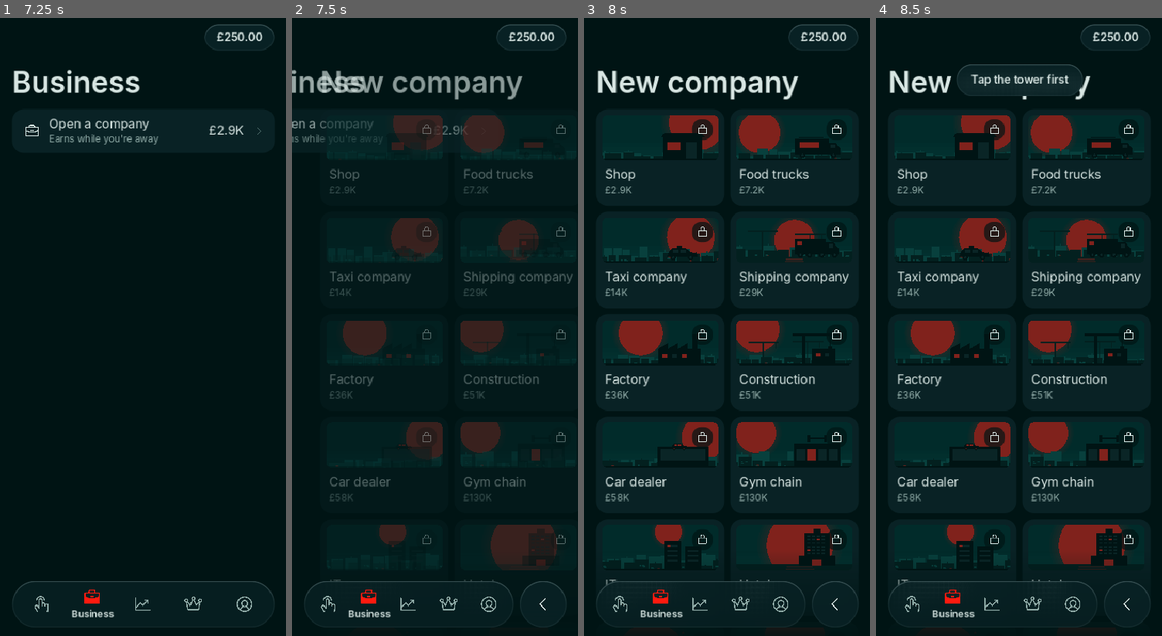
Above: before the commit, frames 1-4 (left to right).
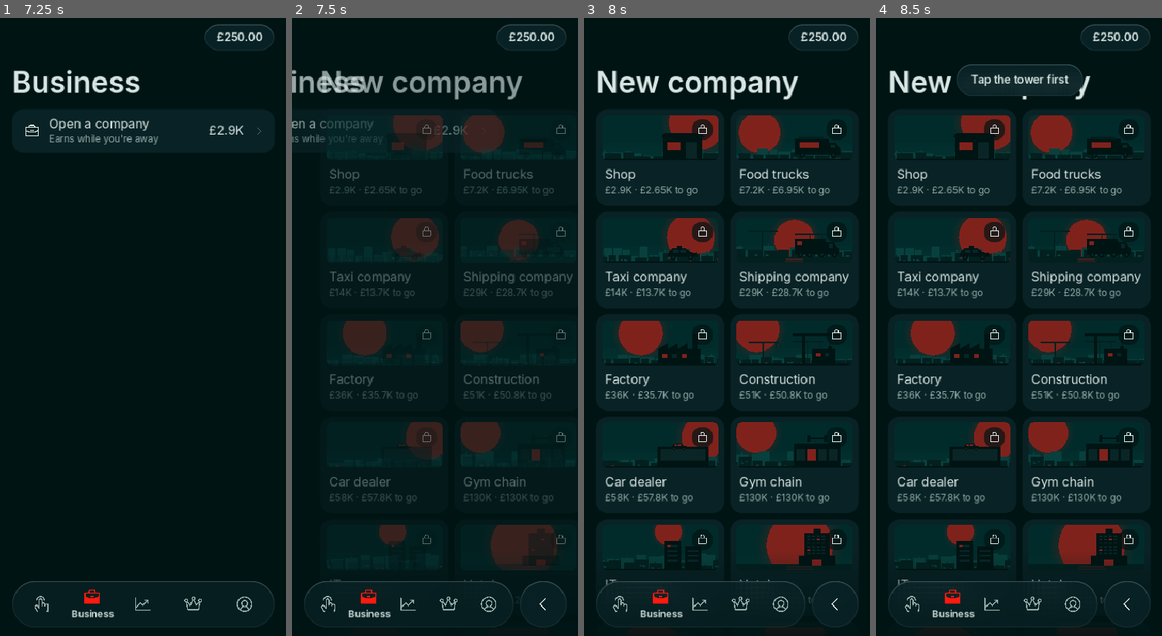
Above: after the commit, the same moments.

Repository: ytjustjosh17-cpu/MCG
Game: Godot game, scene res://scenes/main.tscn
Same seed, same stepped clock (60 frames per second), same inputs: the game is played once before the commit and once after it.
Inputs (mouse positions are in pixels of both pictures, inside the frame that each line leads up to):
- Up to frame 1 (7.25 s): click "Skip" at 0.5 s; click (28, 36) at 1.25 s; click (143, 147) at 2.02 s; click "Tap 400 times" at 2.75 s; click "Level up" at 3.5 s; click "Boost" at 4.25 s; click "Auto" at 5 s; click (40, 605) at 5.77 s; click (91, 605) at 6.52 s
- Up to frame 2 (7.5 s): click (435, 129) at 7.25 s
- Up to frame 3 (8 s): no input
- Up to frame 4 (8.5 s): click "Shop" at 8 s

Frame 1 is identical in both runs. In frame 2, 0.6% of the frame differs, in the area x 21-92%, y 27-79%; in frame 3, 1.0%, in the area x 16-86%, y 27-95%; in frame 4, 1.0%.

Commit message:
Design wins: before -> after on upgrades, how far to unlock, rivals podium and pinned row, invest totals, risk chips, property filter
Co-Authored-By: Claude Opus 5.5 <noreply@anthropic.com>
Claude-Session: https://claude.ai/code/session_01G43aEuqkjUy83khniNYyKE

Diff:
--- a/game/scripts/asset_detail.gd
+++ b/game/scripts/asset_detail.gd
@@ -68,6 +68,11 @@
 	hv.add_child(_price)
 	_change = UI.label("", 15)
 	hv.add_child(_change)
+	# How much it swings: a quiet chip, no colour coding (red stays for the sun).
+	var risk := UI.label(InvestPage.risk_name(kind, sym) + " risk", 13, UI.TEXT)
+	risk.add_theme_stylebox_override("normal", UI.box(UI.RAISED, 12, 10, 4))
+	risk.size_flags_vertical = Control.SIZE_SHRINK_CENTER
+	head.add_child(risk)
 	_chart = PriceChart.new(sym, "1H", true)
 	_chart.line_col = UI.asset_color(sym)
 	_chart.show_range = true
--- a/game/scripts/business_detail.gd
+++ b/game/scripts/business_detail.gd
@@ -217,7 +217,15 @@
 			_mgr.set_lead(Icon.new("check", UI.TEXT, 22.0))
 	else:
 		var mc := Game.manager_cost(id)
-		_mgr.set_texts("Hire a manager", "Auto-expands · takes %d%%" % cut, Game.money_short(mc))
+		# What the cut costs here, until fully expanded (then it's free).
+		var inc_now := Game.biz_income(id)
+		var sub := "Auto-expands · takes %d%%" % cut
+		if cut > 0 and inc_now > 0.0:
+			# Just the change: the title says what it is, the sheet says what it does.
+			sub = BusinessPage.change_text(inc_now, inc_now * (1.0 - float(cut) / 100.0), " /h", false) + " · auto-expands"
+			if sub.length() > 30:
+				sub = BusinessPage.change_text(inc_now, inc_now * (1.0 - float(cut) / 100.0), " /h", false)
+		_mgr.set_texts("Hire a manager", sub, Game.money_short(mc))
 		_mgr.value_l.add_theme_color_override("font_color", UI.TEXT)
 	if units >= cap:
 		_units_value.text = "%d / %d · Full" % [units, cap]
@@ -231,9 +239,14 @@
 		_buy_row.visible = true
 		_mult_seg.visible = true
 		_unit_note.visible = true
-		_unit_note.text = "+%s /h each" % Game.money_short(per_unit) + ("" if mile_txt == "" else " · " + mile_txt)
 		var n := _buy_n()
 		var shown := maxi(n, 1)
+		# What this buy does to the company's income (milestones included).
+		var inc_before := Game.biz_income(id)
+		if inc_before > 0.0:
+			_unit_note.text = BusinessPage.change_text(inc_before, BusinessPage.unit_gain(id, shown)) + ("" if mile_txt == "" else " · " + mile_txt)
+		else:
+			_unit_note.text = "+%s /h each" % Game.money_short(per_unit) + ("" if mile_txt == "" else " · " + mile_txt)
 		var cost := Game.bulk_cost(id, shown)
 		_buy.text = "+%d · %s" % [shown, Game.money_short(cost)]
 		Page.set_enabled(_buy, n > 0 and Game.cash >= cost)
--- a/game/scripts/business_page.gd
+++ b/game/scripts/business_page.gd
@@ -238,6 +238,36 @@
 		l.add_theme_font_size_override("font_size", 15)
 
 
+# ---- before -> after (what an upgrade changes) --------------------------------
+
+static func change_text(before: float, after: float, unit := " /h", pct := true) -> String:
+	## "£2.4K → £3.5K /h (+45%)": what a purchase changes, short enough for a
+	## row's sub-line at 390 px. Only presentation: the numbers come from the game.
+	var s := "%s → %s%s" % [Game.money_short(before), Game.money_short(after), unit]
+	if pct and before > 0.0 and absf(after - before) >= before * 0.005:
+		var p := (after - before) / before * 100.0
+		s += " (%s%d%%)" % ["+" if p >= 0.0 else "−", int(round(absf(p)))]
+	return s
+
+
+static func unit_gain(id: String, n: int) -> float:
+	## This company's income per hour with n more units (milestones included).
+	## Works on the numbers for a moment and puts them back: the game is unchanged.
+	if not Game.biz.has(id) or n <= 0:
+		return Game.biz_income(id)
+	var s: Dictionary = Game.biz[id]
+	var keep := int(s["units"])
+	s["units"] = keep + n
+	var after := Game.biz_income(id)
+	s["units"] = keep
+	return after
+
+
+static func how_far(need: float, have: float, what := "net worth") -> String:
+	## "Needs £1.5K net worth · you're at £900".
+	return "Needs %s %s · you're at %s" % [Game.money_short(need), what, Game.money_short(maxf(0.0, have))]
+
+
 class BizCard extends Button:
 	## One compact row: picture, name and status, income, and a thin bar
 	## (units filled, or time left on an expansion). "Can buy" / "Can expand"
--- a/game/scripts/head_office_page.gd
+++ b/game/scripts/head_office_page.gd
@@ -62,11 +62,39 @@
 		if r == null:
 			continue
 		var cost := float(u[3])
-		r.set_texts(u[1], u[2])
 		if Game.has_up(u[0]):
+			r.set_texts(u[1], u[2])
 			BusinessPage.plain_value(r, "Owned")
 		else:
+			r.set_texts(u[1], change_line(String(u[0]), String(u[2])))
 			BusinessPage.price_pill(r, Game.money_short(cost), Game.cash >= cost)
+
+
+static func change_line(uid: String, fallback: String) -> String:
+	## What buying this would change for you now, before -> after, where it can
+	## be worked out ("£379 → £569 a tap"). Otherwise the plain description.
+	match uid:
+		"tap":
+			return BusinessPage.change_text(Game.tap_value(), _with_up(uid, func(): return Game.tap_value()), " a tap")
+		"mine":
+			var m := Game.mining_value_per_hour()
+			if m > 0.0:
+				return "Mining " + BusinessPage.change_text(m, _with_up(uid, func(): return Game.mining_value_per_hour()))
+		"away1", "away2":
+			return "Away cap %d h → %d h" % [int(Game.offline_cap_h()), int(_with_up(uid, func(): return Game.offline_cap_h()))]
+		"mgr":
+			return "Manager cut %d%% → %d%%" % [int(round(Game.manager_cut() * 100.0)), int(round(_with_up(uid, func(): return Game.manager_cut()) * 100.0))]
+	return fallback
+
+
+static func _with_up(uid: String, f: Callable) -> float:
+	## Works a value out as if this upgrade were owned, then puts things back.
+	if Game.has_up(uid):
+		return float(f.call())
+	Game.upgrades[uid] = true
+	var v := float(f.call())
+	Game.upgrades.erase(uid)
+	return v
 
 
 func _on_tap(id: String) -> void:
--- a/game/scripts/invest_page.gd
+++ b/game/scripts/invest_page.gd
@@ -21,6 +21,8 @@
 var _sum_line3: Label
 var _share_rows := {}
 var _prop_rows := {}
+var _prop_seg: Segmented
+var _prop_filter := 0   # Market filter: 0 all, 1 can buy, 2 locked
 var _coin_rows := {}
 var _sector := ""
 var _sector_pill: Button
@@ -70,6 +72,7 @@
 		if is_visible_in_tree():
 			_sorted.clear())
 	_seg.select(int(Game.ui.get("invest_tab", 0)))
+	_totals_strip()
 	body.add_child(_seg)
 	_summary_card()
 	_park = VBoxContainer.new()
@@ -127,6 +130,14 @@
 	_my_props_l = _head(props_box, "Yours")
 	_my_props = card(props_box)
 	_all_props_l = _head(props_box, "Market")
+	# Market filter: everything, only what you can buy now, or only the locked ones.
+	_prop_seg = Segmented.new(["All", "Can buy", "Locked"])
+	_prop_seg.select(0)
+	_prop_seg.changed.connect(func(i: int):
+		Kit.haptic("selection")
+		_prop_filter = i
+		refresh())
+	props_box.add_child(_prop_seg)
 	_all_props = card(props_box)
 	for i in range(Data.PROPERTIES.size()):
 		var r := _prop_row(String(Data.PROPERTIES[i][3]), String(Data.PROPERTIES[i][0]), i)
@@ -200,6 +211,48 @@
 	r.pressed.connect(func(): _property(i))
 	_prop_rows[i] = r
 	return r
+
+
+var _tot_box: Control
+var _tot_vals: Array = []   # Value, Earns, Profit labels
+
+
+func _totals_strip() -> void:
+	## Everything invested, in three labelled columns (no dotted run-on): what
+	## it's worth, what it all earns an hour, and the profit on shares and coins.
+	## Hidden until you own something; each tab keeps its own card below.
+	var c := card()
+	_tot_box = c.get_parent()
+	var p := padded(c, 16, 0)
+	var row := HBoxContainer.new()
+	row.add_theme_constant_override("separation", 8)
+	p.add_child(row)
+	for t in ["All investments", "Earns", "Profit"]:
+		var col := VBoxContainer.new()
+		col.size_flags_horizontal = Control.SIZE_EXPAND_FILL
+		col.add_theme_constant_override("separation", 0)
+		row.add_child(col)
+		col.add_child(UI.label(t, 13, UI.SUB))
+		var v := UI.label("", 17, UI.TEXT, true)
+		col.add_child(v)
+		_tot_vals.append(v)
+
+
+func _refresh_totals() -> void:
+	if _tot_box == null:
+		return
+	var worth := Game.book_value(Game.shares) + Game.book_value(Game.coins) + Game.props_value()
+	_tot_box.visible = worth > 0.0
+	if worth <= 0.0:
+		return
+	var per_h := Game.dividends_per_hour() + Game.rent_per_hour() + Game.staking_per_hour() + Game.mining_value_per_hour()
+	var gain := (Game.book_value(Game.shares) - Game.book_cost(Game.shares)) + (Game.book_value(Game.coins) - Game.book_cost(Game.coins))
+	_tot_vals[0].text = Game.money_short(worth)
+	_tot_vals[1].text = Game.money_short(per_h) + " /h"
+	if absf(gain) < 1.0:
+		gain = 0.0   # pennies either way read as noise
+	_tot_vals[2].text = (Game.CUR + "0") if gain == 0.0 else ("+" if gain > 0.0 else "−") + Game.money_short(absf(gain))
+	_tot_vals[2].add_theme_color_override("font_color", UI.TEXT if gain == 0.0 else UI.change_color(gain))
 
 
 func _summary_card() -> void:
@@ -382,6 +435,7 @@
 	var none: bool = [Game.shares.is_empty(), Game.props.is_empty(), Game.coins.is_empty() and Game.rigs_total() == 0][_seg.index]
 	_hint.text = hints[_seg.index]
 	_hint.visible = none
+	_refresh_totals()
 	match _seg.index:
 		0:
 			var v := Game.book_value(Game.shares)
@@ -407,7 +461,7 @@
 			for st in mine + rest:
 				var r: Row = _share_rows[st[0]]
 				var held := Game.holding(Game.shares, st[0])
-				var sub: String = st[0]
+				var sub: String = "%s · %s risk" % [st[0], risk_name("share", st[0])]
 				if held > 0.0:
 					sub = "%s shares · %s" % [qty_short(held), Game.money_short(held * Game.price(st[0]))]
 				r.set_texts(st[1], sub, AssetDetail.price_text(Game.price(st[0])))
@@ -433,7 +487,10 @@
 				if powned.has(i):
 					pmine.append([str(i)])
 				else:
-					prest.append([str(i)])
+					# The Market filter: All / Can buy / Locked.
+					var can_buy := Game.cash >= Game.prop_price(i)
+					if _prop_filter == 0 or (_prop_filter == 1 and can_buy) or (_prop_filter == 2 and not can_buy):
+						prest.append([str(i)])
 			_place("props", pmine, prest, _prop_rows_s, _my_props, _all_props, _my_props_l, _all_props_l)
 			for i in range(Game.property_count()):
 				var p: Array = Data.property(i)
@@ -444,10 +501,9 @@
 				else:
 					var price := Game.prop_price(i)
 					var can := Game.cash >= price
-					# Not affordable yet: a lock and what's still needed, not a faded row.
-					# "Need £X" once it's within reach; far off, the town (the lock says enough).
-					var near := Game.cash >= price * 0.25
-					r.set_texts(p[0], "Need " + Game.money_short(price - Game.cash) if near and not can else p[1], Game.money_short(price), "%s /h" % Game.money_short(Game.rent_quote(i)))
+					# Not affordable yet: a lock and how far off it is, not a faded row.
+					var sub: String = p[1] if can else "%s · %s to go" % [p[1], Game.money_short(price - Game.cash)]
+					r.set_texts(p[0], sub, Game.money_short(price), "%s /h" % Game.money_short(Game.rent_quote(i)))
 					r.set_locked(not can)
 		2:
 			var v := Game.book_value(Game.coins)
@@ -477,12 +533,26 @@
 			for c in cmine + crest:
 				var r: Row = _coin_rows[c[0]]
 				var held := Game.holding(Game.coins, c[0]) + Game.staked(c[0])
-				var sub: String = c[0]
+				var sub: String = "%s · %s risk" % [c[0], risk_name("coin", c[0])]
 				if held > 0.0:
 					sub = "%s %s · %s" % [qty_short(held), c[0], Game.money_short(held * Game.price(c[0]))]
 				r.set_texts(c[1], sub, AssetDetail.price_text(Game.price(c[0])))
 				r.set_change(Game.change_pct(c[0], 1440))
 			_refresh_mining()
+
+
+static func risk_name(kind: String, sym: String) -> String:
+	## Low / Med / High from how much the price swings (Data volatility).
+	## Shares and coins have their own scales: coins all swing more.
+	if kind == "share":
+		for s in Data.STOCKS:
+			if s[0] == sym:
+				var v: float = Data.SECTOR_VOL.get(s[4], 0.006)
+				return "Low" if v <= 0.005 else ("Med" if v <= 0.007 else "High")
+		return "Med"
+	var c := Data.coin(sym)
+	var cv := float(c[3]) if c.size() > 3 else 0.02
+	return "Low" if cv <= 0.012 else ("Med" if cv <= 0.02 else "High")
 
 
 func _sort_pill() -> Button:
@@ -683,6 +753,19 @@
 		Kit.toast("Need %s more" % Game.money_short(c - Game.cash))
 
 
+func _miner_up_after(kind: String) -> float:
+	## Mining per hour if this upgrade were one level higher. Puts the level
+	## back straight after, so nothing in the game changes.
+	var keep := Game.miner_up_level(kind)
+	Game.miners[kind] = keep + 1
+	var v := Game.mining_value_per_hour()
+	if keep == 0:
+		Game.miners.erase(kind)
+	else:
+		Game.miners[kind] = keep
+	return v
+
+
 func _refresh_miner_ups() -> void:
 	for kind in _mup_rows.keys():
 		var r: Row = _mup_rows[kind]
@@ -699,6 +782,14 @@
 			BusinessPage.plain_value(r, "Max", UI.SUB)
 		else:
 			var c := Game.miner_up_cost(kind)
+			# With miners running: what the next level does to mining, before -> after.
+			if Game.rigs_total() > 0:
+				var now := Game.mining_value_per_hour()
+				var after := _miner_up_after(kind)
+				if after > now * 1.001:
+					sub = "Mining " + BusinessPage.change_text(now, after)
+				elif kind == "speed" and Game.mining_capped():
+					sub = "At the cap: cooling first · level %d of %d" % [lvl, mx]
 			r.set_texts(String(u["name"]), sub)
 			BusinessPage.price_pill(r, Game.money_short(c), Game.cash >= c and Game.rigs_total() > 0)
 
--- a/game/scripts/property_detail.gd
+++ b/game/scripts/property_detail.gd
@@ -72,11 +72,27 @@
 		var r: Row = _imps[k]
 		var cost := Game.prop_price(index) * float(imp[1])
 		# Every row keeps its sub-line, so done rows don't shrink the rhythm.
-		r.set_texts(imp[0], "+%d%% rent" % int(float(imp[2]) * 100))
+		# Not bought yet: what it does to this home's rent, before -> after.
+		if imps[k]:
+			r.set_texts(imp[0], "+%d%% rent" % int(float(imp[2]) * 100))
+		else:
+			r.set_texts(imp[0], BusinessPage.change_text(Game.prop_rent(index), _rent_with(k)))
 		if imps[k]:
 			BusinessPage.plain_value(r, "Done")
 		else:
 			BusinessPage.price_pill(r, Game.money_short(cost), Game.cash >= cost)
+
+
+func _rent_with(k: int) -> float:
+	## This home's rent per hour if improvement k were done as well (the same
+	## sum as Game.prop_rent: base rent x (1 + every improvement done)).
+	var imps: Array = Game.props[str(index)]["imps"]
+	var extra := 0.0
+	for j in range(imps.size()):
+		if imps[j]:
+			extra += float(Data.IMPROVEMENTS[j][2])
+	var now := Game.prop_rent(index)
+	return now / (1.0 + extra) * (1.0 + extra + float(Data.IMPROVEMENTS[k][2]))
 
 
 func _on_sell() -> void:
--- a/game/scripts/rivals_page.gd
+++ b/game/scripts/rivals_page.gd
@@ -30,7 +30,58 @@
 	_next = UI.label("", 15, UI.SUB)
 	_next.text_overrun_behavior = TextServer.OVERRUN_TRIM_ELLIPSIS
 	body.add_child(_next)
+	_podium = Podium.new()
+	body.add_child(_podium)
 	_list = card()
+	# Your own row, pinned above the tab bar while the real one is scrolled away.
+	_pin = PanelContainer.new()
+	_pin.add_theme_stylebox_override("panel", UI.box(UI.RAISED, 16))
+	_pin.mouse_filter = Control.MOUSE_FILTER_IGNORE
+	_pin.visible = false
+	add_child(_pin)
+	_pin_row = Row.new("", "", false)
+	_pin_row.mouse_filter = Control.MOUSE_FILTER_IGNORE
+	var num := UI.display("", 22, UI.RED)
+	num.custom_minimum_size = Vector2(28, 0)
+	num.horizontal_alignment = HORIZONTAL_ALIGNMENT_CENTER
+	_pin_row.set_lead(num)
+	_pin_num = num
+	_pin_row.title_l.add_theme_font_override("font", UI.SEMI)
+	_pin.add_child(_pin_row)
+	scroll.get_v_scroll_bar().value_changed.connect(func(_v): _place_pin())
+	resized.connect(_place_pin)
+	Kit.layout_changed.connect(func(_l): _place_pin.call_deferred())
+
+
+var _podium: Podium
+var _pin: PanelContainer
+var _pin_row: Row
+var _pin_num: Label
+
+
+func _place_pin() -> void:
+	## Shows the pinned row only while your real row is out of sight, in the
+	## same column as the list, just above the tab bar (or the bottom in landscape).
+	if _pin == null or _list == null:
+		return
+	var side := 16.0
+	if Kit.landscape:
+		side = maxf(16.0, (size.x - Kit.COLUMN_MAX) * 0.5)
+	_pin.anchor_left = 0.0
+	_pin.anchor_right = 1.0
+	_pin.anchor_top = 1.0
+	_pin.anchor_bottom = 1.0
+	_pin.offset_left = side
+	_pin.offset_right = -side
+	_pin.offset_bottom = -(16.0 if Kit.landscape else 92.0)
+	_pin.offset_top = _pin.offset_bottom - 60.0
+	var show := false
+	if is_instance_valid(_me) and _me.size.y > 0.0 and not _me.is_queued_for_deletion():
+		var r := _me.get_global_rect()
+		var view := scroll.get_global_rect()
+		view.size.y -= (16.0 if Kit.landscape else 92.0) + 60.0   # the part the pin would cover
+		show = not view.encloses(r)
+	_pin.visible = show
 
 
 func _sorted(nw: float) -> Array:
@@ -57,6 +108,10 @@
 			me = i
 	_rank.text = "#%d" % (me + 1)
 	_of.text = "of %d" % rows.size()
+	_podium.set_rows(rows.slice(0, 3))
+	_pin_num.text = str(me + 1)
+	_pin_row.set_texts("You", "", worth_text(nw))
+	_place_pin.call_deferred()
 	if me > 0:
 		var nx: Dictionary = rows[me - 1]
 		_next.text = "Next: %s · %s to pass" % [nx["name"], Game.money_short(float(nx["worth"]) - nw)]
@@ -141,6 +196,57 @@
 	_list.add_child(t)
 
 
+class Podium extends PanelContainer:
+	## The three richest, flat: three blocks with #1 tallest in the middle,
+	## name and fortune under each. No glow; the house teal with one TEXT accent.
+	var _cols: Array = []   # [block, rank, name, worth] for places 2, 1, 3
+
+	func _init() -> void:
+		add_theme_stylebox_override("panel", UI.box(UI.PANEL, 16, 12, 12))
+		mouse_filter = Control.MOUSE_FILTER_IGNORE
+		var row := HBoxContainer.new()
+		row.add_theme_constant_override("separation", 8)
+		row.alignment = BoxContainer.ALIGNMENT_CENTER
+		add_child(row)
+		for place in [2, 1, 3]:
+			var col := VBoxContainer.new()
+			col.size_flags_horizontal = Control.SIZE_EXPAND_FILL
+			col.alignment = BoxContainer.ALIGNMENT_END
+			col.add_theme_constant_override("separation", 2)
+			row.add_child(col)
+			var nm := UI.label("", 13, UI.TEXT, true)
+			nm.horizontal_alignment = HORIZONTAL_ALIGNMENT_CENTER
+			nm.clip_text = true
+			nm.text_overrun_behavior = TextServer.OVERRUN_TRIM_ELLIPSIS
+			col.add_child(nm)
+			var w := UI.label("", 13, UI.SUB)
+			w.horizontal_alignment = HORIZONTAL_ALIGNMENT_CENTER
+			col.add_child(w)
+			var blk := PanelContainer.new()
+			blk.add_theme_stylebox_override("panel", UI.box(UI.RAISED if place != 1 else UI.TEXT, 10))
+			blk.custom_minimum_size = Vector2(0, [0, 64, 46, 34][place])
+			col.add_child(blk)
+			var rk := UI.display(str(place), 22, UI.INK if place == 1 else UI.TEXT)
+			rk.horizontal_alignment = HORIZONTAL_ALIGNMENT_CENTER
+			rk.vertical_alignment = VERTICAL_ALIGNMENT_CENTER
+			blk.add_child(rk)
+			_cols.append([blk, rk, nm, w])
+
+	func set_rows(top: Array) -> void:
+		var order := [1, 0, 2]   # columns show places 2, 1, 3
+		for k in range(3):
+			var c: Array = _cols[k]
+			var i: int = order[k]
+			if i >= top.size():
+				(c[2] as Label).text = ""
+				(c[3] as Label).text = ""
+				continue
+			var it: Dictionary = top[i]
+			(c[2] as Label).text = String(it["name"])
+			(c[3] as Label).text = Game.money_short(float(it["worth"]))
+			(c[2] as Label).add_theme_color_override("font_color", UI.RED if it["me"] else UI.TEXT)
+
+
 static func worth_text(v: float) -> String:
 	## Exact to the pound while it fits a row (£1,353,325); short after that.
 	if absf(v) < 1.0e12:
--- a/game/scripts/start_business_page.gd
+++ b/game/scripts/start_business_page.gd
@@ -113,10 +113,8 @@
 		elif can:
 			(parts[2] as Label).text = Game.money_short(float(b["cost"]))
 		else:
-			var wait := Game.eta(float(b["cost"]))
-			if wait.ends_with("days") and int(wait.trim_prefix("~").get_slice(" ", 0)) > 30:
-				wait = ""  # too far off to be useful
-			(parts[2] as Label).text = Game.money_short(float(b["cost"])) + ("" if wait == "" else " · " + wait)
+			# How far: what's still missing (the time to afford it is in the sheet).
+			(parts[2] as Label).text = "%s · %s to go" % [Game.money_short(float(b["cost"])), Game.money_short(float(b["cost"]) - Game.cash)]
 
 
 func _pick(id: String) -> void:
@@ -125,7 +123,8 @@
 		Kit.toast("Already owned")
 		return
 	if Game.cash < float(b["cost"]):
-		Kit.toast("Need %s more" % Game.money_short(float(b["cost"]) - Game.cash))
+		var wait := Game.eta(float(b["cost"]))
+		Kit.toast("Need %s more" % Game.money_short(float(b["cost"]) - Game.cash) + ("" if wait == "" else " · " + wait))
 		return
 	var names: Array = b["names"]
 	var nm: String = names[int(_name_index[id]) % names.size()]
--- a/game/tests/scroll_test.gd
+++ b/game/tests/scroll_test.gd
@@ -457,6 +457,36 @@
 	await create_timer(0.5).timeout
 	root.size = Vector2i(390, 844)
 	await create_timer(0.5).timeout
+	# Batch 3 design wins: before -> after text, podium and pinned row, invest
+	# totals and the property filter. Presentation only: no money moves.
+	_ok(BusinessPage.change_text(100.0, 145.0) == "£100 → £145 /h (+45%)", "before -> after text reads '£100 → £145 /h (+45%)'")
+	if not g.biz.is_empty():
+		var bid: String = g.biz.keys()[0]
+		var b3_u0 := int(g.biz[bid]["units"])
+		var c_keep: float = g.cash
+		var after_inc: float = BusinessPage.unit_gain(bid, 1)
+		_ok(after_inc >= g.biz_income(bid) and int(g.biz[bid]["units"]) == b3_u0 and g.cash == c_keep, "a unit's before -> after leaves the game unchanged")
+	var rp = RivalsPage.new()
+	main.push(rp)
+	await create_timer(0.8).timeout
+	_ok(rp._podium != null and rp._podium.is_visible_in_tree(), "rivals: the top-3 podium shows")
+	main.pop()
+	await create_timer(0.5).timeout
+	main.show_page(2)
+	await create_timer(0.4).timeout
+	var ivp = main._pages[2]
+	ivp._seg.select(1, true)
+	await create_timer(0.4).timeout
+	ivp._prop_seg.select(2, true)
+	await create_timer(0.4).timeout
+	var only_locked := true
+	for pi in ivp._prop_rows.keys():
+		if ivp._prop_rows[pi].get_parent() == ivp._all_props and g.cash >= g.prop_price(int(pi)):
+			only_locked = false
+	_ok(ivp._prop_filter == 2 and only_locked, "property filter 'Locked' lists only homes you can't afford yet")
+	ivp._prop_seg.select(0, true)
+	ivp._seg.select(0, true)
+	await create_timer(0.3).timeout
 	print("Failures: ", fails)
 	quit(1 if fails > 0 else 0)
 
